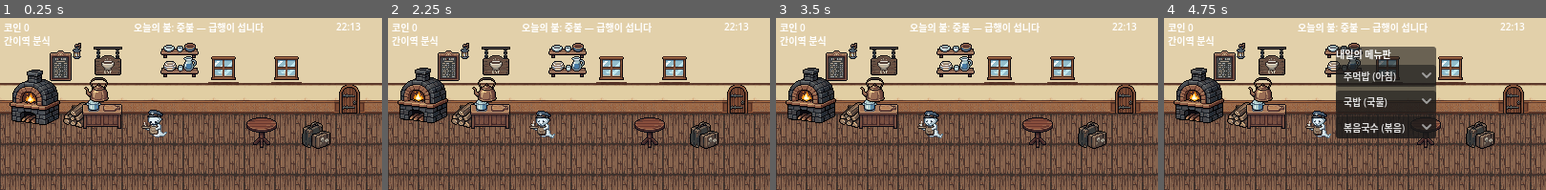
Above: before the commit, frames 1-4 (left to right).
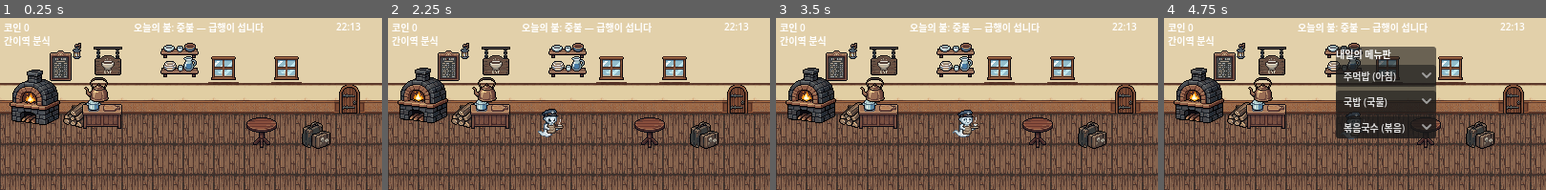
Above: after the commit, the same moments.

Repository: saaari/shopping-watch
Game: Godot game, scene res://scenes/main.tscn
Two runs of this game, one before a commit and one after it. Both use one fixed random seed, a clock stepped at 60 frames per second and the inputs below.
Inputs (mouse positions are in pixels of both pictures, inside the frame that each line leads up to):
- Up to frame 1 (0.25 s): no input
- Up to frame 2 (2.25 s): tap Enter at 0.5 s; move the mouse to (663, 95) at 0.52 s; click (663, 95) at 0.67 s; move the mouse to (502, 112) at 1.27 s; click (502, 112) at 1.42 s; move the mouse to (617, 66) at 2.02 s; click (617, 66) at 2.17 s
- Up to frame 3 (3.5 s): move the mouse to (947, 138) at 2.77 s; click (947, 138) at 2.92 s
- Up to frame 4 (4.75 s): move the mouse to (1469, 129) at 3.52 s; click (1469, 129) at 3.67 s; move the mouse to (1240, 78) at 4.27 s; click (1240, 78) at 4.42 s

The runs differ from the first frame. In frame 1, 0.5% of the frame differs, in the area x 37-44%, y 53-70%; in frame 2, 0.8%; in frame 3, 1.1%, in the area x 37-54%, y 53-70%; in frame 4, 0.7%.

Commit message:
Give keeper a working AI — stations, wander, ghost bob
역귀가 조리 시 화덕 앞으로, 손질 시 조리대로 이동하고 한가하면 홀을
둥실둥실 떠다닌다 (사인 부유 — 픽셀 스냅이 1px 계단으로 래스터).
상점 클릭존은 역귀를 따라다니는 자식 Control로 이전.

Co-Authored-By: Claude Fable 5 <noreply@anthropic.com>

Diff:
--- /dev/null
+++ b/scripts/keeper.gd
@@ -0,0 +1,44 @@
+extends AnimatedSprite2D
+## 역귀 — 주방 스테이션을 오가며 일한다. 한가할 땐 홀을 둥실 떠다닌다 (유령).
+
+const SPEED := 30.0
+const HEARTH_X := 62.0    # 화덕 앞 (조리)
+const COUNTER_X := 128.0  # 조리대 (손질)
+const IDLE_MIN_X := 130.0
+const IDLE_MAX_X := 214.0
+
+var kitchen: Node
+var base_y := 96.0
+var target_x := 148.0
+var idle_left := 2.0
+var t := 0.0
+
+func _process(delta: float) -> void:
+	t += delta
+	var station := ""
+	if kitchen.prepping:
+		station = "prep"
+		target_x = COUNTER_X
+	elif kitchen.pot_servings > 0:
+		station = "cook"
+		target_x = HEARTH_X
+	else:
+		idle_left -= delta
+		if idle_left <= 0.0:
+			idle_left = randf_range(3.0, 8.0)
+			target_x = randf_range(IDLE_MIN_X, IDLE_MAX_X)
+	var dx := target_x - position.x
+	if absf(dx) > 2.0:
+		flip_h = dx > 0.0  # 원본이 왼쪽 면 — 오른쪽 이동만 반전
+		position.x += clampf(dx, -SPEED * delta, SPEED * delta)
+		if animation != "walk" or not is_playing():
+			play("walk")
+	elif station != "":
+		flip_h = false  # 스테이션은 모두 왼쪽에 있다
+		if animation != "cook" or not is_playing():
+			play("cook")
+	else:
+		stop()
+		frame = 0
+	# 유령의 둥실거림 — 픽셀 스냅이 1px 계단으로 래스터한다
+	position.y = base_y + sin(t * 1.6) * 1.5
--- a/scripts/main.gd
+++ b/scripts/main.gd
@@ -261,13 +261,20 @@
 		seat_defs.append({"x": tx + 38.0, "table_idx": i})
 		var ti := i
 		_clickzone(Rect2(tx + 2, 84, 28, 22), func() -> void: _on_table_click(ti))
-	# 역귀
+	# 역귀 — 스테이션을 오가는 AI (keeper.gd)
 	keeper = AnimatedSprite2D.new()
+	keeper.set_script(load("res://scripts/keeper.gd"))
 	keeper.sprite_frames = _char_frames("keeper", ["walk", "cook"])
 	keeper.centered = false
 	keeper.position = Vector2(148, 96)
-	keeper.play("walk")
+	keeper.kitchen = kitchen
 	scene_root.add_child(keeper)
+	var kz := Control.new()  # 클릭존이 역귀를 따라다닌다
+	kz.size = Vector2(28, 30)
+	kz.gui_input.connect(func(ev: InputEvent) -> void:
+		if ev is InputEventMouseButton and ev.pressed and ev.button_index == MOUSE_BUTTON_LEFT:
+			shop_panel.visible = not shop_panel.visible)
+	keeper.add_child(kz)
 	# 알바생
 	for b in int(st.staff):
 		if not _has_tex("busser_walk_0"):
@@ -282,7 +289,6 @@
 	# 개입 표적 + 클릭 존
 	_setup_targets()
 	_clickzone(Rect2(52, 26, 30, 42), func() -> void: menu_panel.visible = not menu_panel.visible)
-	_clickzone(Rect2(148, 96, 28, 30), func() -> void: shop_panel.visible = not shop_panel.visible)
 
 func _apply_window(w: int, title: String) -> void:
 	if stage_label:
@@ -548,10 +554,6 @@
 	ready_dish.visible = kitchen.ready_dishes > 0
 	dish_stack.visible = kitchen.dirty_dishes >= 3
 	prep_crate.visible = not State.pantry.is_empty() and not kitchen.boost_next_prep
-	if kitchen.cooking and keeper.animation != "cook":
-		keeper.play("cook")
-	elif not kitchen.cooking and keeper.animation != "walk":
-		keeper.play("walk")
 	# 알바생이 없으면 역귀가 느리게나마 테이블을 치운다 (무벌)
 	if bussers.is_empty():
 		keeper_clear_left -= delta
Not shown, added: scripts/keeper.gd.uid
